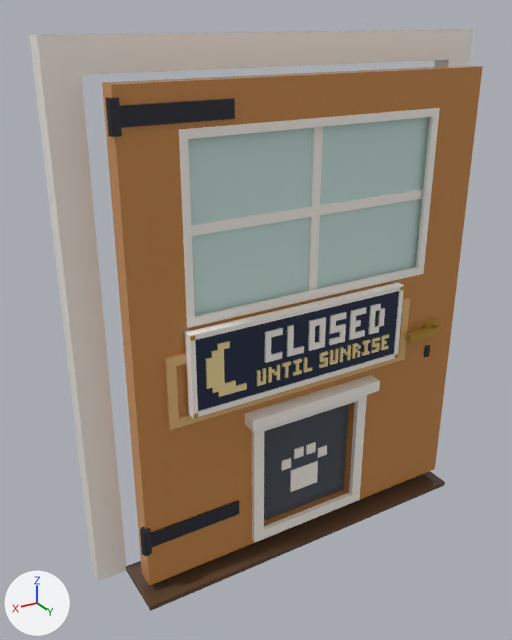
The glTF model assets/cat-cafe/exports/CatCafe_Plot_BackDoor.glb: old version first, new version second.
Both versions are drawn from a camera (50 mm lens) standing at (13.77, 25.67, 8.16) and looking at (8.59, 17.04, 3.84). The lights are fixed; the arrows at lower left show +X, +Y and +Z. The older version comes first.

The first picture shows 'CatCafe_Plot_BackDoor', 'CatCafe_Plot_BackDoor_Flap', 'CatCafe_Plot_BackDoor_FlapFrame', 'CatCafe_Plot_BackDoor_Leaf', 'CatCafe_Plot_BackDoor_Leaf_Glass', 'CatCafe_Plot_BackDoor_Sign', 'CatCafe_Plot_BackDoor_Sign_Bulb'.
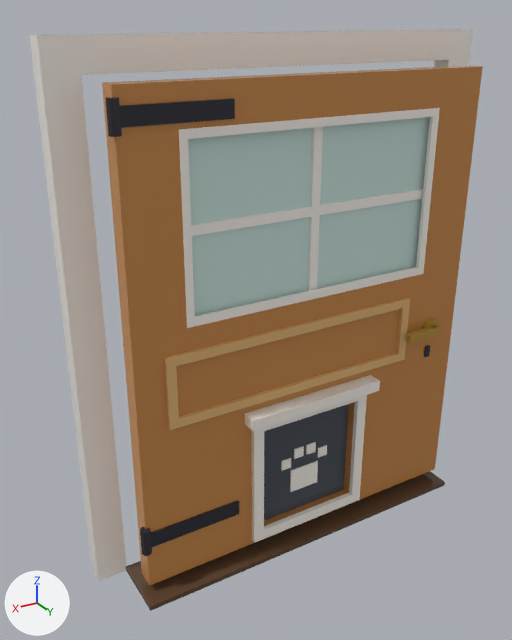
What differs and where, as boxes [x1, y1, x2, y2] in the pictures (512 x 640 px):
'CatCafe_Plot_BackDoor_Sign', deleted: before [183, 281, 404, 418]
'CatCafe_Plot_BackDoor_Sign_Bulb', deleted (beige): before [205, 334, 389, 397]

Diff of the bpy script that builds the scene:
```diff
--- a/assets/cat-cafe/exports/CatCafe_Plot_BackDoor.glb.py
+++ b/assets/cat-cafe/exports/CatCafe_Plot_BackDoor.glb.py
@@ ob_catcafe_plot_backdoor_sign @@
-ob_catcafe_plot_backdoor_sign = bpy.data.objects.new('CatCafe_Plot_BackDoor_Sign', me_catcafe_plot_backdoor_sign)
-ob_catcafe_plot_backdoor_sign.location = (10.88, 17.72, 0.0)
@@ ob_catcafe_plot_backdoor_sign_bulb @@
-ob_catcafe_plot_backdoor_sign_bulb = bpy.data.objects.new('CatCafe_Plot_BackDoor_Sign_Bulb', me_catcafe_plot_backdoor_sign_bulb)
-ob_catcafe_plot_backdoor_sign_bulb.location = (10.88, 17.72, 0.0)
```
